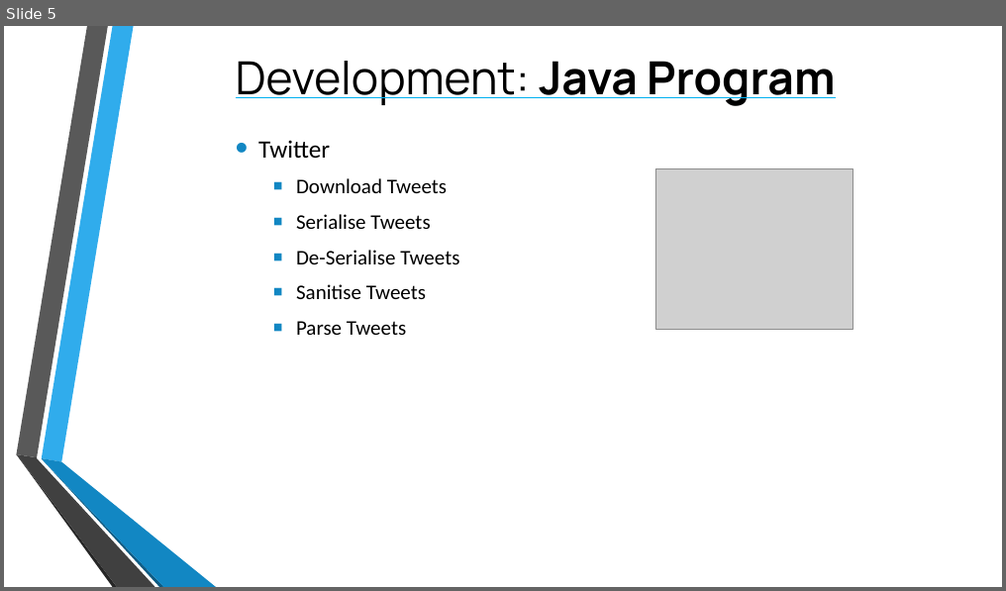
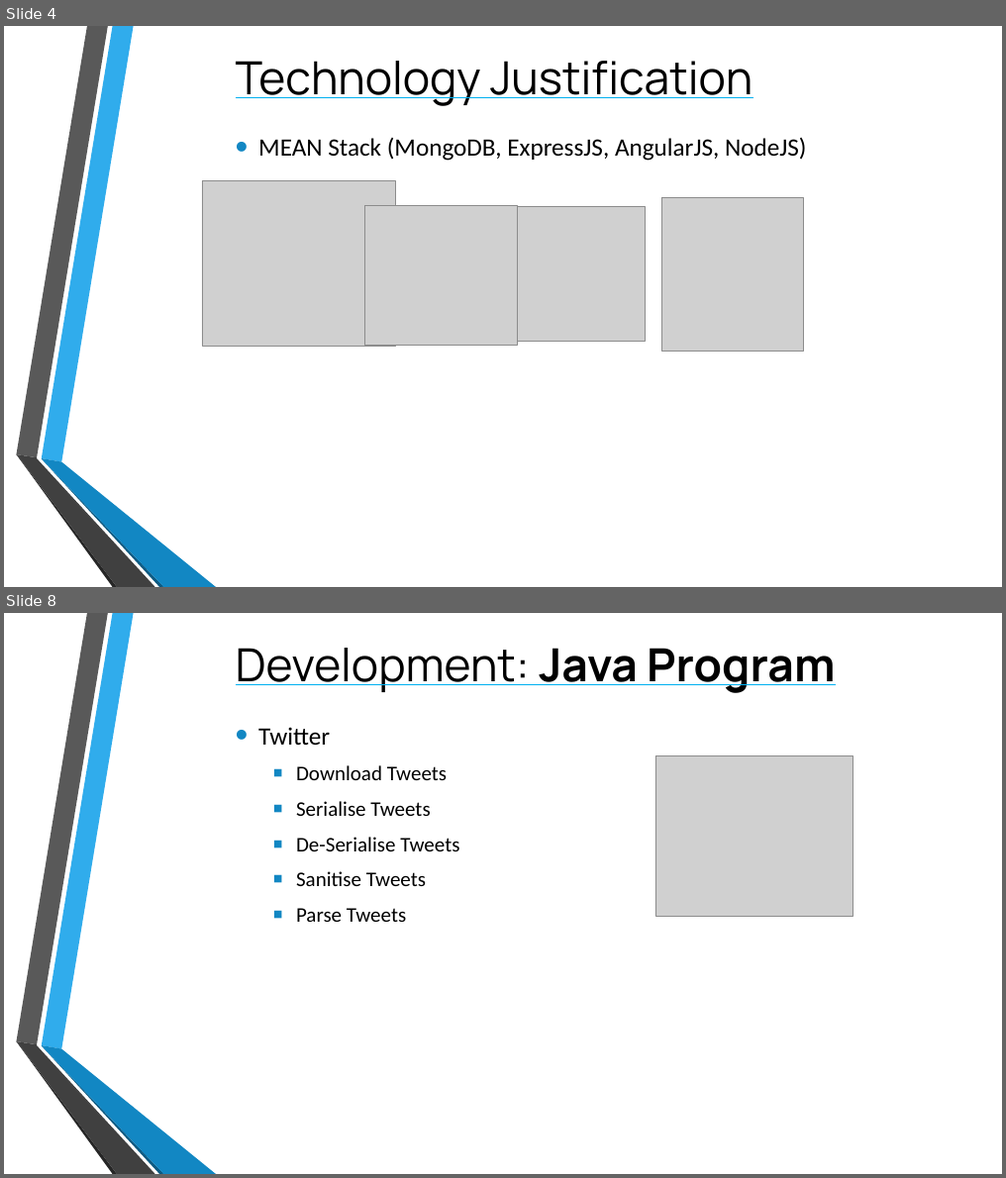
Before and after one commit to TomPlum/major-project, a slide deck: Assessed Work/CPU6001 - Project Viva Presentation.pptx. Shown one above the other, each under a label of ours: slide 5 before the commit, slides 4 and 8 after it; the slides between them are not shown. The pictures are 1006x591 and 1006x1178 pixels, drawn with LibreOffice and Linux fonts; fonts in the diff are those of the drawing; grey boxes stand for pictures; background and template pictures are left out. Boxes give left, top, right and bottom in pixels: in the first picture for what was removed or moved away, otherwise in the second. Text is boxed around its words. In the diff, an @@ line names an element or a change of style, - is before the commit and + after.

```diff
--- a/Assessed Work/CPU6001 - Project Viva Presentation.pptx
+++ b/Assessed Work/CPU6001 - Project Viva Presentation.pptx
@@ slide 4 added at box(4, 26, 1002, 587), background picture (left out); not listed: 6 template elements that a slide beside it also shows @@
@@ title added at box(236, 61, 752, 106), 44 pt, text #000000, underline @@
+Technology Justification
@@ text added at box(258, 138, 807, 161), 24 pt, text #000000 @@
+• MEAN Stack (MongoDB, ExpressJS, AngularJS, NodeJS)
@@ picture added at box(202, 181, 395, 346) @@
@@ picture added at box(662, 197, 804, 351) @@
@@ picture added at box(364, 205, 518, 346) @@
@@ picture added at box(518, 207, 645, 342) @@
@@ what was slide 5 is now slide 8 @@
```
Also in this commit, not shown: 5 slides changed, 2 other slides added, 28 other files.
